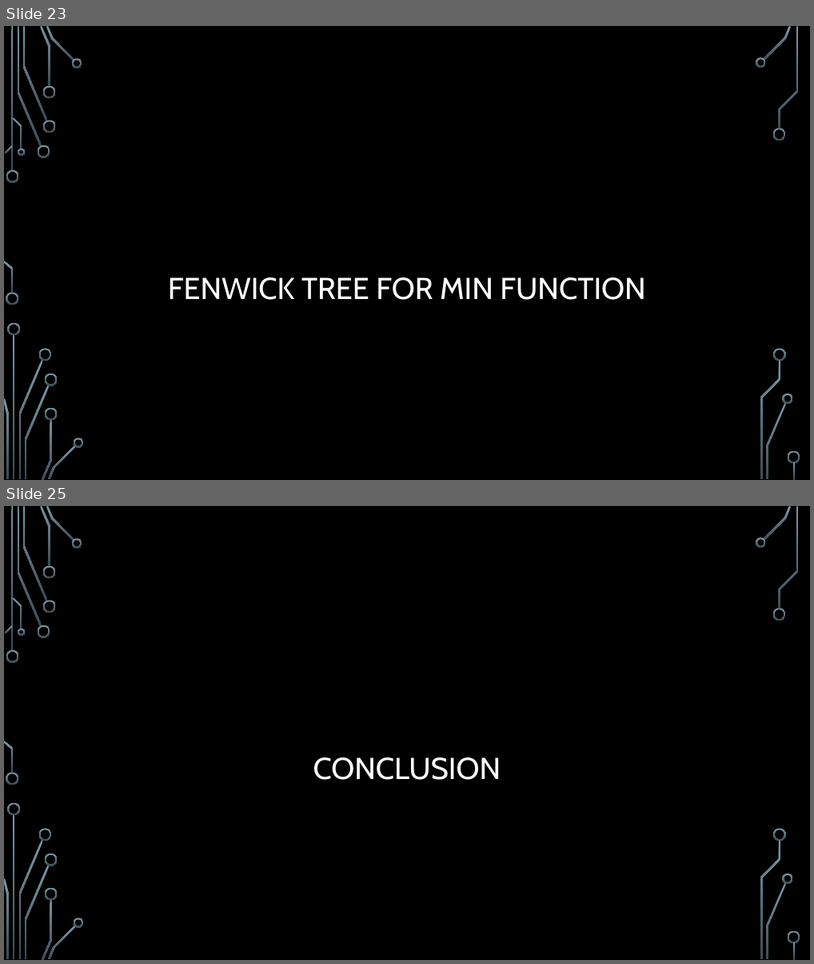
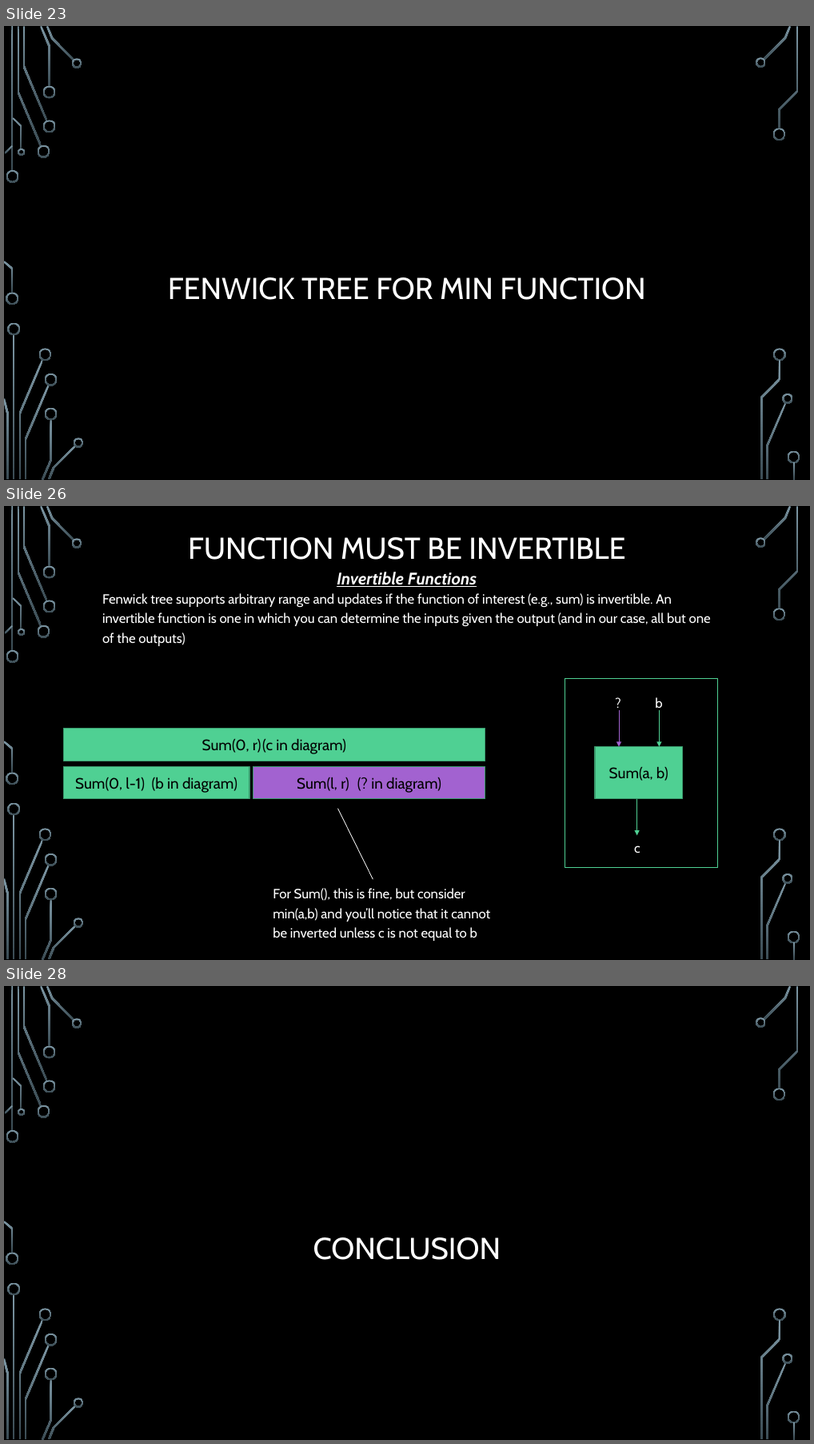
Before and after one commit to janiceeguo/advAlgo, a slide deck: slides/Trees-FenwickTrees.pptx. Shown one above the other, each under a label of ours: slides 23 and 25 before the commit, slides 23, 26 and 28 after it; the slides between them are not shown. The pictures are 814x964 and 814x1444 pixels, drawn with LibreOffice and Linux fonts; fonts in the diff are those of the drawing; background and template pictures are left out. Boxes give left, top, right and bottom in pixels: in the first picture for what was removed or moved away, otherwise in the second. Text is boxed around its words. In the diff, an @@ line names an element or a change of style, - is before the commit and + after.

```diff
--- a/slides/Trees-FenwickTrees.pptx
+++ b/slides/Trees-FenwickTrees.pptx
@@ slide 26 added at (4, 506, 810, 960), background picture (left out); not listed: 36 template elements that a slide beside it also shows @@
@@ title added at (188, 537, 626, 560), 36 pt, text #FFFFFF @@
+FUNCTION MUST BE INVERTIBLE
@@ text added at (337, 572, 477, 587), 20 pt, text #FFFFFF, bold, italic, underline @@
+Invertible Functions
@@ text added at (102, 593, 711, 646), 16 pt, text #FFFFFF @@
+Fenwick tree supports arbitrary range and updates if the function of interest (e.g., sum) is invertible. An invertible function is one in which you can determine the inputs given the output (and in our case, all but one of the outputs)
@@ group added at (566, 679, 718, 867): 3 arrows, 3 texts, 2 rectangles @@
+Sum(a, b)
+?
+b
+c
@@ rectangle added at (63, 728, 485, 761), fill #4FD093, outline #3A9A6D 1.25 pt, 18 pt, text #000000 @@
+Sum(0, r) (c in diagram)
@@ rectangle added at (63, 766, 250, 799), fill #4FD093, outline #3A9A6D 1.25 pt, 18 pt, text #000000 @@
+Sum(0, l-1) (b in diagram)
@@ rectangle added at (254, 766, 485, 799), fill #A262D0, outline #3A9A6D 1.25 pt, 18 pt, text #000000 @@
+Sum(l, r) (? in diagram)
@@ line added from (373, 880) to (338, 808), #FFFFFF 0.75 pt @@
@@ text added at (273, 888, 490, 940), 16 pt, text #FFFFFF @@
+For Sum(), this is fine, but consider min(a,b) and you’ll notice that it cannot be inverted unless c is not equal to b
@@ what was slide 25 is now slide 28 @@
```
Also in this commit, not shown: 2 slides changed, 2 other slides added, 3 other files.
